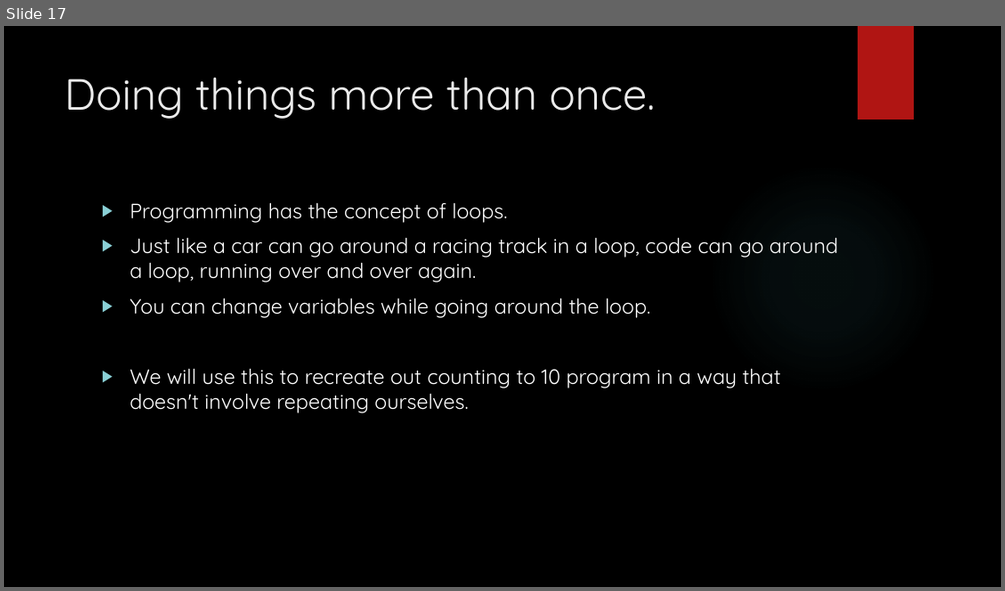
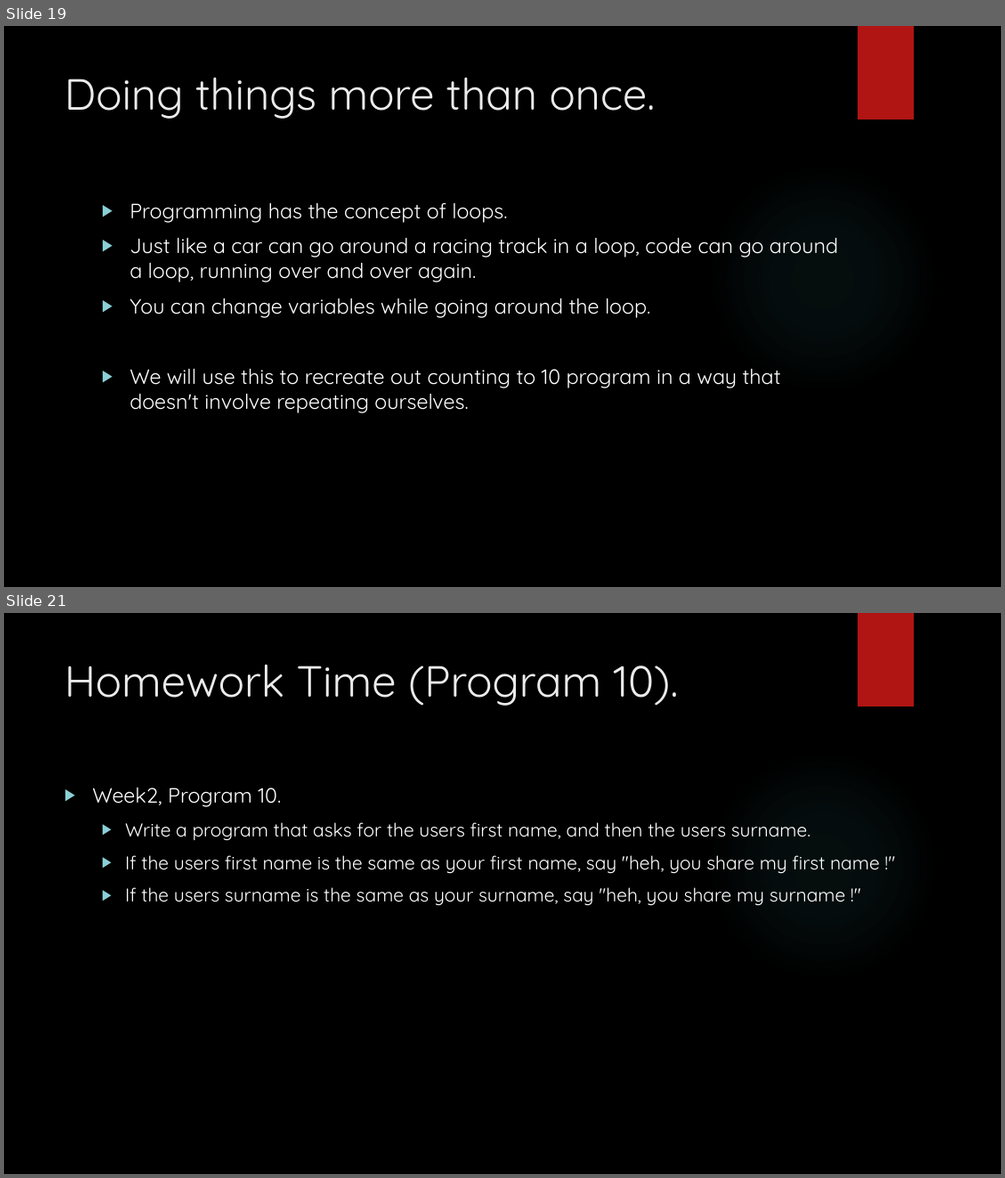
Before and after one commit to davidgroves/DGM_Tutorials, a slide deck: week2/week2.pptx. Shown one above the other, each under a label of ours: slide 17 before the commit, slides 19 and 21 after it; the slides between them are not shown. The pictures are 1005x591 and 1005x1178 pixels, drawn with LibreOffice and Linux fonts; fonts in the diff are those of the drawing; background and template pictures are left out. Boxes give left, top, right and bottom in pixels: in the first picture for what was removed or moved away, otherwise in the second. Text is boxed around its words. In the diff, an @@ line names an element or a change of style, - is before the commit and + after.

Commit message:
Finished up week2

```diff
--- a/week2/week2.pptx
+++ b/week2/week2.pptx
@@ slide 21 added at box(4, 613, 1001, 1174), background picture (left out); not listed: 2 template elements that a slide beside it also shows @@
@@ title added at box(65, 664, 679, 706), 42 pt, text #EBEBEB @@
+Homework Time (Program 10).
@@ text added at box(92, 787, 880, 906), 18 pt, text #FFFFFF @@
+▶ Week2, Program 10.
+  ▶ Write a program that asks for the users first name, and then the users surname.
+  ▶ If the users first name is the same as your first name, say "heh, you share my first name !"
+  ▶ If the users surname is the same as your surname, say "heh, you share my surname !"
@@ what was slide 17 is now slide 19 @@
```
Also in this commit, not shown: 1 slide changed, 6 other slides added.
